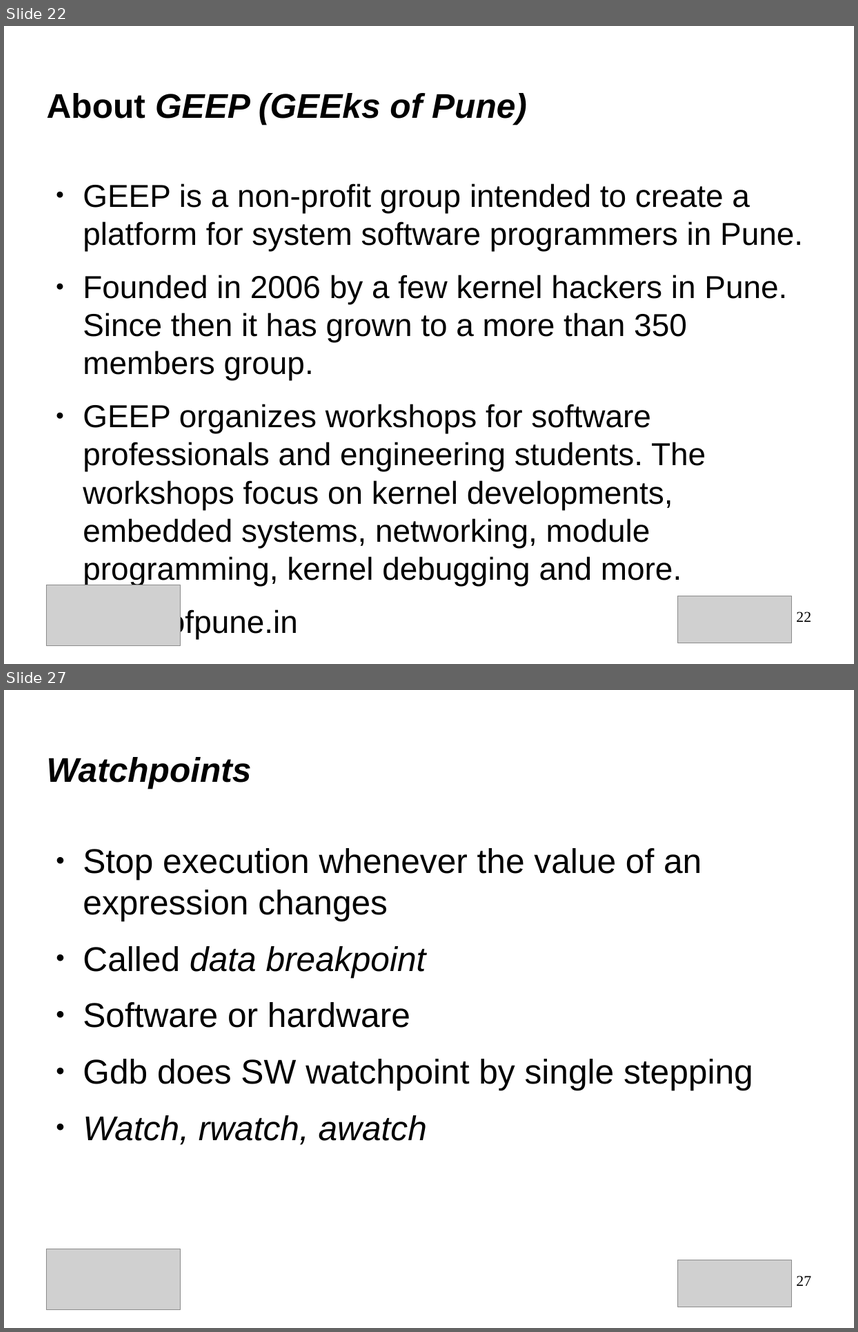
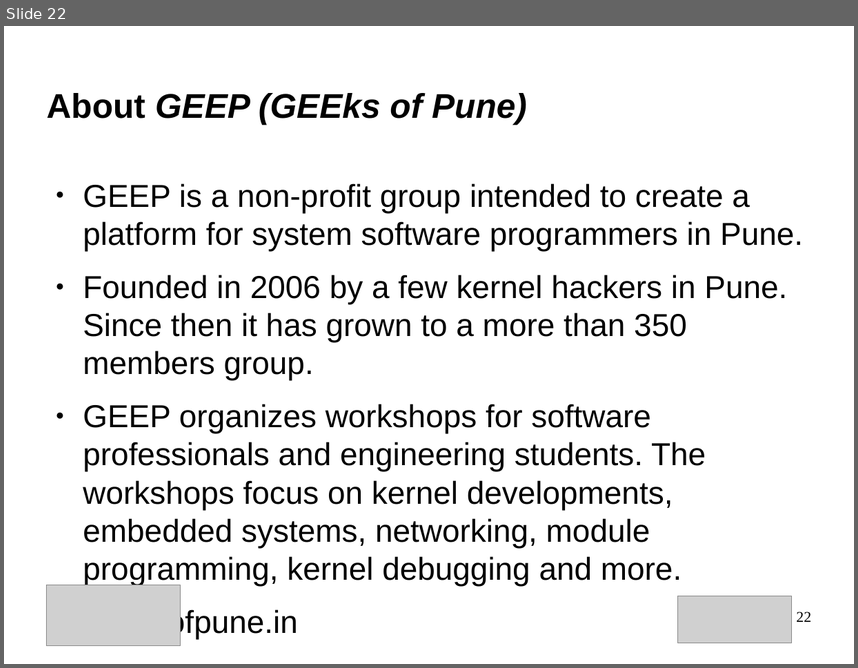
Before and after one commit to swapnil-pimpale/foss_in_kgdb_presentation, a slide deck: kgdb.odp. Shown one above the other, each under a label of ours: slides 22 and 27 before the commit, slide 22 after it; the slides between them are not shown. The pictures are 858x1332 and 858x668 pixels, drawn with LibreOffice and Linux fonts; fonts in the diff are those of the drawing; grey boxes stand for pictures. Boxes give left, top, right and bottom in pixels: in the first picture for what was removed or moved away, otherwise in the second. Text is boxed around its words. In the diff, an @@ line names an element or a change of style, - is before the commit and + after.

```diff
--- a/kgdb.odp
+++ b/kgdb.odp
@@ slide 27 removed at bbox=[4, 690, 854, 1328], background #FFFFFF @@
@@ title removed at bbox=[47, 757, 252, 789] @@
-Watchpoints
@@ text removed at bbox=[83, 848, 753, 1145] @@
-● Stop execution whenever the value of an expression changes
-● Called data breakpoint
-● Software or hardware
-● Gdb does SW watchpoint by single stepping
-● Watch, rwatch, awatch
@@ picture removed at bbox=[46, 1248, 180, 1310] @@
@@ picture removed at bbox=[678, 1259, 791, 1306] @@
@@ page number removed at bbox=[796, 1275, 811, 1285] @@
-27
```
Also in this commit, not shown: 4 other slides removed.
